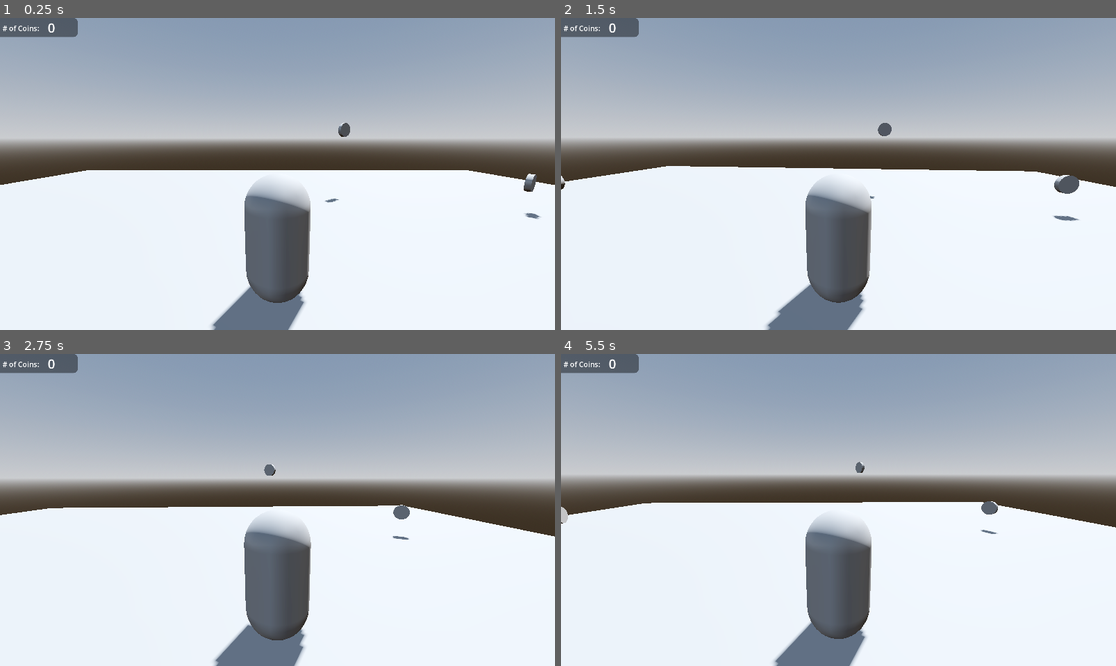
Above: before the commit, frames 1-4 (two rows, left to right).
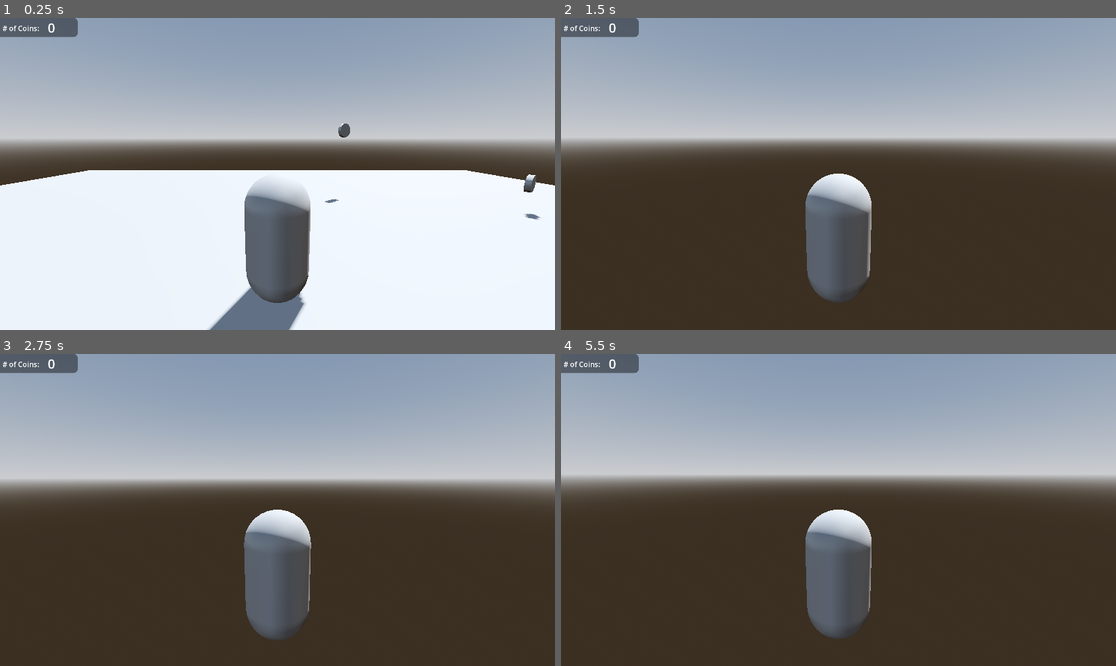
Above: after the commit, the same moments.

Repository: FinnCTC/CrossCountry_SkillsUSA
Game: Godot game, scene res://scenes/placeholders/placeHolder.tscn
Two runs of this game, one before a commit and one after it. Both use one fixed random seed, a clock stepped at 60 frames per second and the inputs below.
Inputs (mouse positions are in pixels of both pictures, inside the frame that each line leads up to):
- Up to frame 1 (0.25 s): no input
- Up to frame 2 (1.5 s): move the mouse to (866, 174) at 0.52 s; hold D (move_right) 0.53-1.28 s; tap Space (move_jump) at 0.6, 0.77, 1.07 s; move the mouse to (810, 174) at 1.27 s; hold S (move_back) from 1.28 s (still down); tap W (move_foward) at 1.35 s
- Up to frame 3 (2.75 s): tap Space (move_jump) at 1.52, 1.55, 1.82, 2.1 s; move the mouse to (288, 503) at 2.02 s; release S (move_back) at 2.03 s; hold D (move_right) from 2.03 s (still down)
- Up to frame 4 (5.5 s): move the mouse to (832, 516) at 2.77 s; tap W (move_foward) at 2.85, 4.35 s; tap Space (move_jump) at 3.02, 3.05, 3.32, 3.6, 3.77, 4.07, 4.52, 4.55, 4.82, 5.1 s; move the mouse to (877, 513) at 3.52 s; release D (move_right) at 3.53 s; hold A (move_left) 3.53-5.03 s; move the mouse to (794, 506) at 4.27 s; move the mouse to (844, 510) at 5.02 s; hold S (move_back) from 5.03 s (still down)

The runs differ from the first frame. In frame 1, 0.2% of the frame differs, in the area x 0-100%, y 33-100%; in frame 2, 47%; in frame 3, 45%; in frame 4, 47%, in the area x 0-100%, y 34-100%.

Commit message:
smoothed out player movement

Diff:
--- a/scenes/player/player.gd
+++ b/scenes/player/player.gd
@@ -2,11 +2,13 @@
 
 @export var mouse_sensitivity : float
 @export var movement_speed: int
+@export var max_movement_speed: int
+@export var acceleration: float
+@export var gravity: float
 
 var twist_input := 0.0
 var pitch_input := 0.0
 
-const gravity := 9.8
 
 @onready var twist_pivot := $TwistPivot
 @onready var pitch_pivot := $TwistPivot/PitchPivot
@@ -27,7 +29,18 @@
 
 	var movement_vector = (forward * input.z) + (right * input.x)
 
-	velocity = movement_vector * movement_speed
+	#handles speeding up and slowing down in movement
+	if input:
+		velocity.x = move_toward(velocity.x,movement_vector.x * max_movement_speed, acceleration)
+		velocity.z = move_toward(velocity.z, movement_vector.z * max_movement_speed, acceleration)
+	else:
+		velocity.x = move_toward(velocity.x, 0, acceleration)
+		velocity.z = move_toward(velocity.z, 0, acceleration)
+
+	#JUMP
+	if Input.is_action_just_pressed("move_jump"):
+		velocity.y = 30
+
 
 	if not is_on_floor():
 		velocity.y -= gravity
--- a/scenes/player/player.tscn
+++ b/scenes/player/player.tscn
@@ -10,7 +10,10 @@
 [node name="Player" type="CharacterBody3D"]
 script = ExtResource("1_4flbx")
 mouse_sensitivity = 0.001
-movement_speed = 2
+movement_speed = 4
+max_movement_speed = 6
+acceleration = 0.8
+gravity = 0.5
 
 [node name="MeshInstance3D" type="MeshInstance3D" parent="."]
 mesh = SubResource("CapsuleMesh_onrkg")
